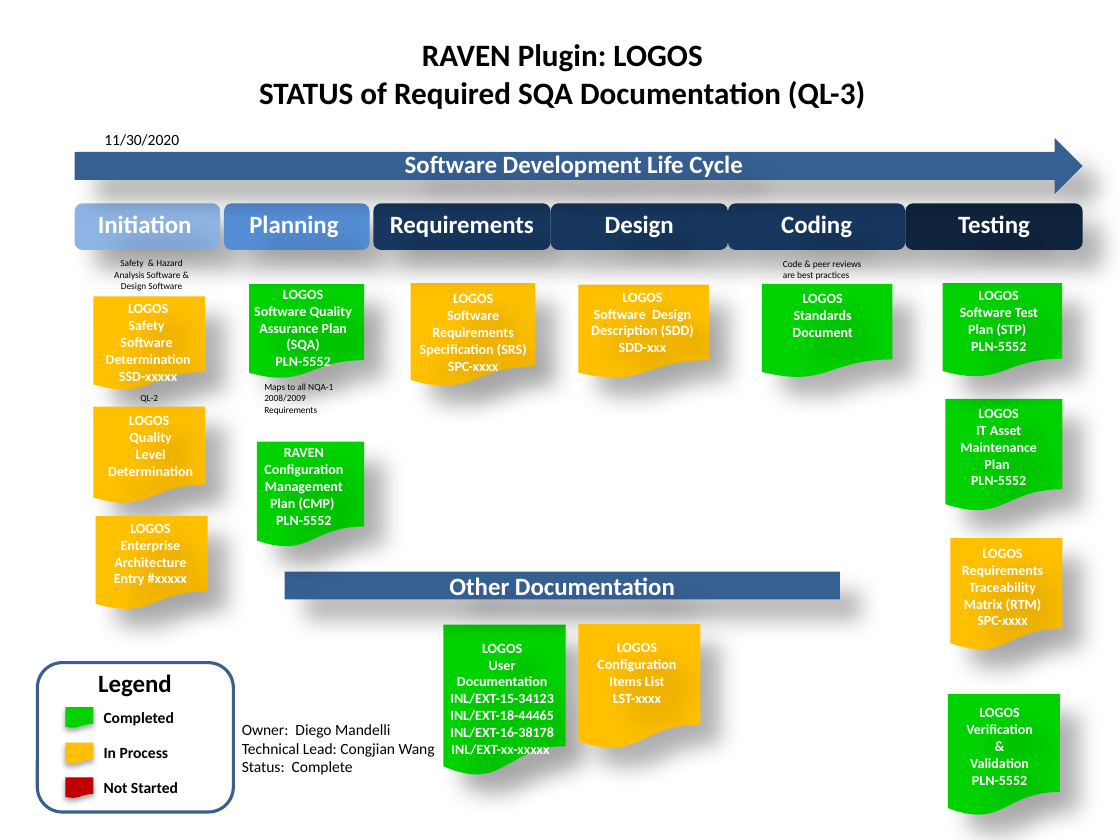
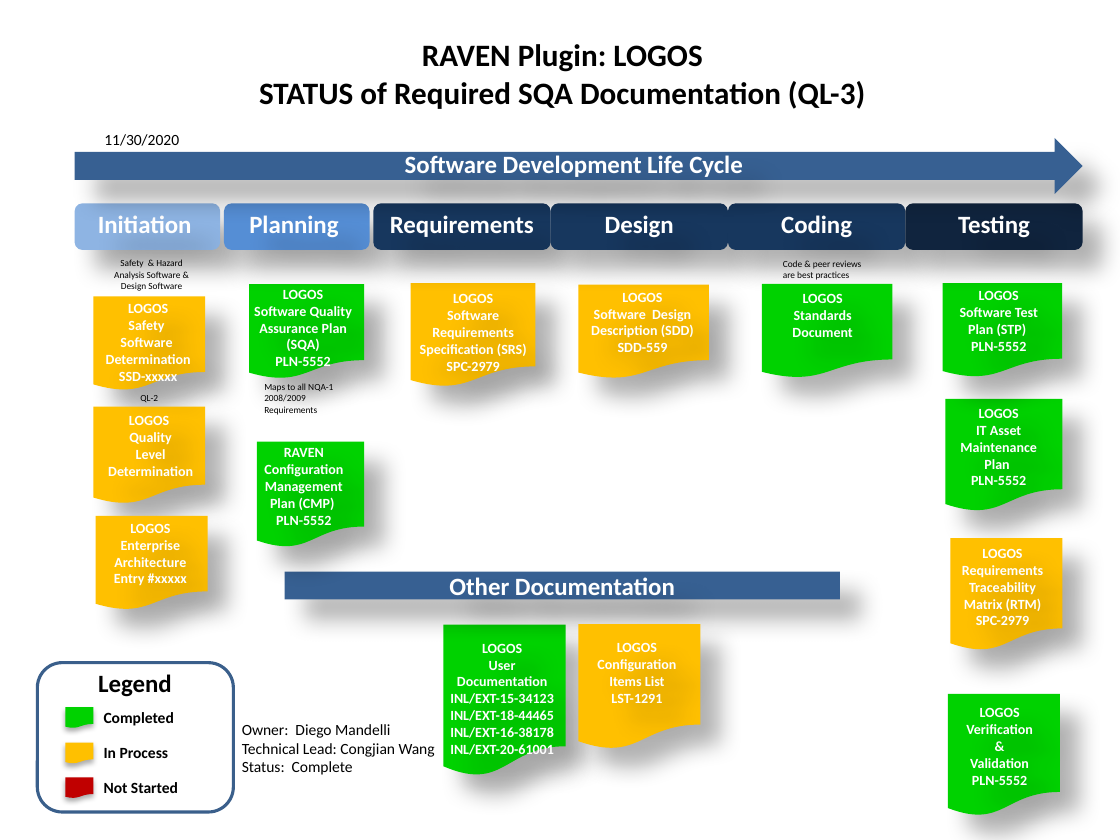
Before and after one commit to idaholab/LOGOS, a slide deck: slide 1 of doc/sqa/LOGOS_SQA_Status_Dashboard.pptx. Drawn at 1120x840 pixels with LibreOffice and Linux fonts; fonts in the diff are those of the drawing. Boxes give left, top, right and bottom in pixels: in the first picture for what was removed or moved away, otherwise in the second. Text is boxed around its words. In the diff, an @@ line names an element or a change of style, - is before the commit and + after.

```diff
--- a/doc/sqa/LOGOS_SQA_Status_Dashboard.pptx
+++ b/doc/sqa/LOGOS_SQA_Status_Dashboard.pptx
@@ text at box(618, 343, 668, 352): text changed @@
-SDD-xxx
+SDD-559
@@ text at box(446, 361, 499, 375): text changed @@
-SPC-xxxx
+SPC-2979
@@ text at box(976, 615, 1029, 625): text changed @@
-SPC-xxxx
+SPC-2979
@@ text at box(611, 694, 662, 703): text changed @@
-LST-xxxx
+LST-1291
@@ text at box(450, 744, 554, 758): text changed @@
-INL/EXT-xx-xxxxx
+INL/EXT-20-61001
```
Also in this commit, not shown: 4 other files.
